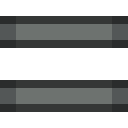
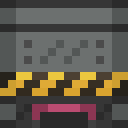
Before/after of a 128 x 128 layered artwork. What changed in the layer stack:
added layer "data_port" above "silo.side.base" over [32, 104, 96, 128]
showed "silo.side.base" over [0, 0, 128, 128]
renamed "side.base" to "double-band.side.base", hid it over [0, 16, 128, 112]
